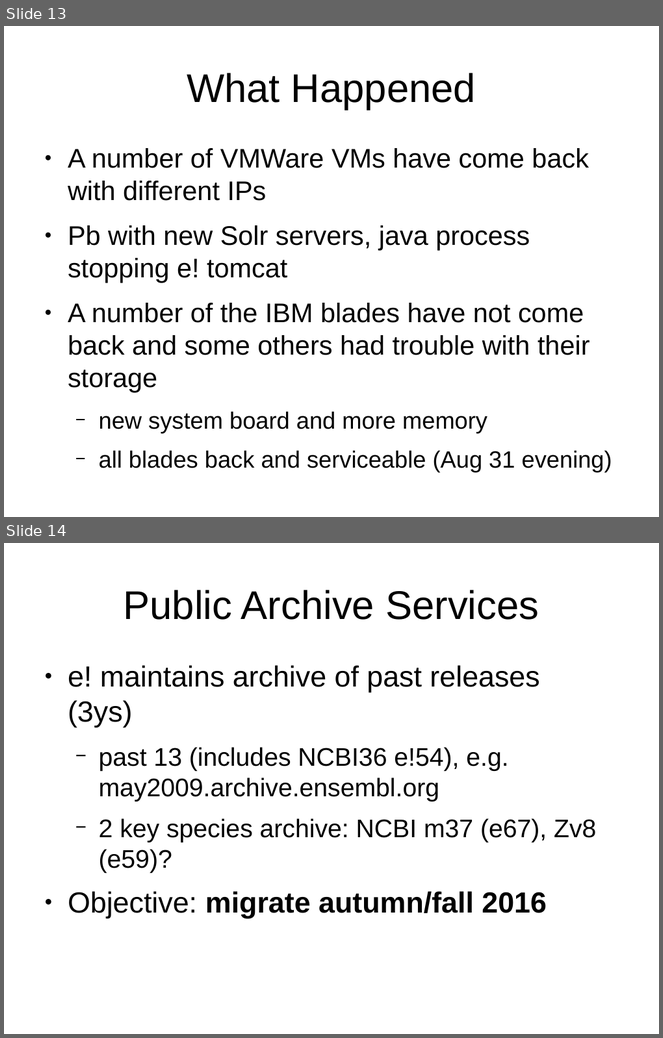
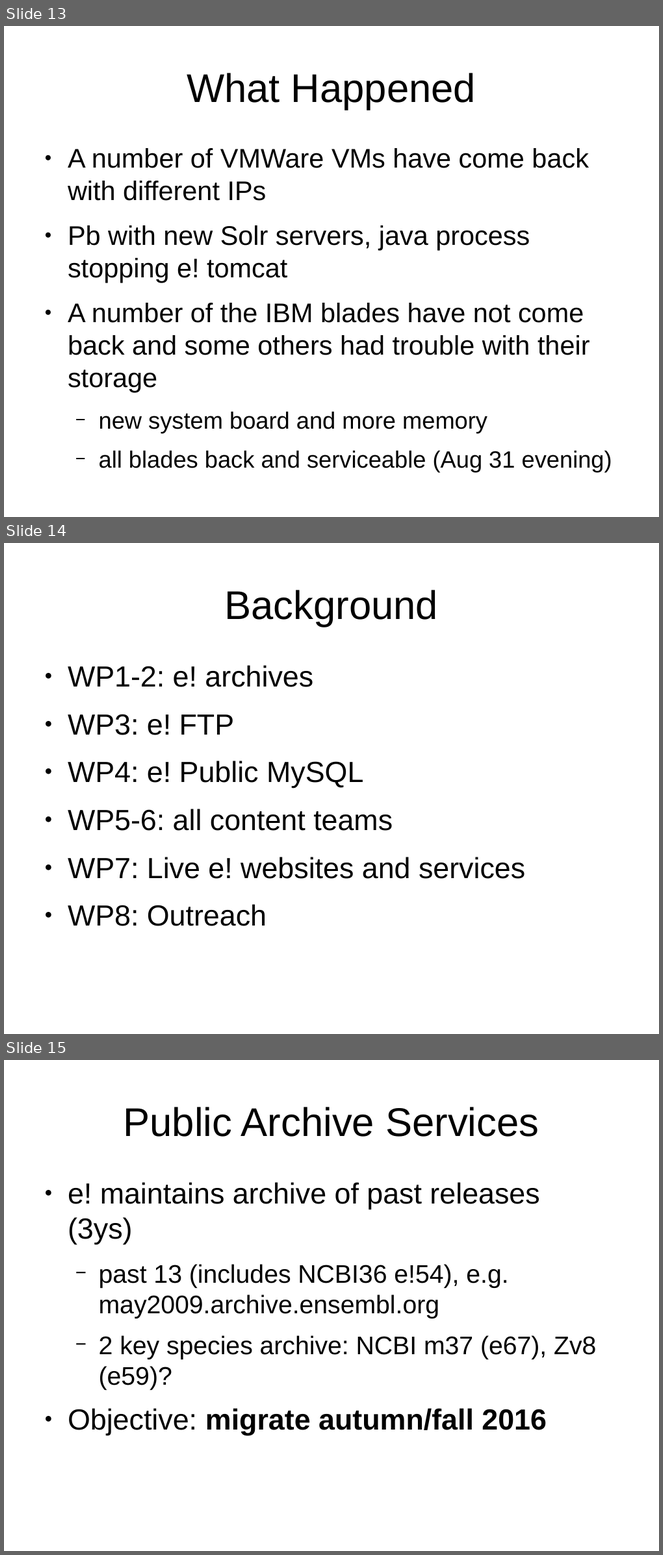
Before and after one commit to avullo/ensembl-migration-pm, a slide deck: data-review-10-16/talk.odp. Shown one above the other, each under a label of ours: slides 13 and 14 before the commit, slides 13, 14 and 15 after it. The pictures are 663x1038 and 663x1555 pixels, drawn with LibreOffice and Linux fonts; fonts in the diff are those of the drawing; background and template pictures are left out. Boxes give left, top, right and bottom in pixels: in the first picture for what was removed or moved away, otherwise in the second. Text is boxed around its words. In the diff, an @@ line names an element or a change of style, - is before the commit and + after.

```diff
--- a/data-review-10-16/talk.odp
+++ b/data-review-10-16/talk.odp
@@ slide 14 added at [4,543,659,1034], background #FFFFFF @@
@@ title added at [224,590,438,627], 44 pt, text #000000 @@
+Background
@@ text added at [68,665,525,927], 32 pt, text #000000 @@
+● WP1-2: e! archives
+● WP3: e! FTP
+● WP4: e! Public MySQL
+● WP5-6: all content teams
+● WP7: Live e! websites and services
+● WP8: Outreach
@@ what was slide 14 is now slide 15 @@
```
Also in this commit, not shown: 8 slides changed, 7 other files.
